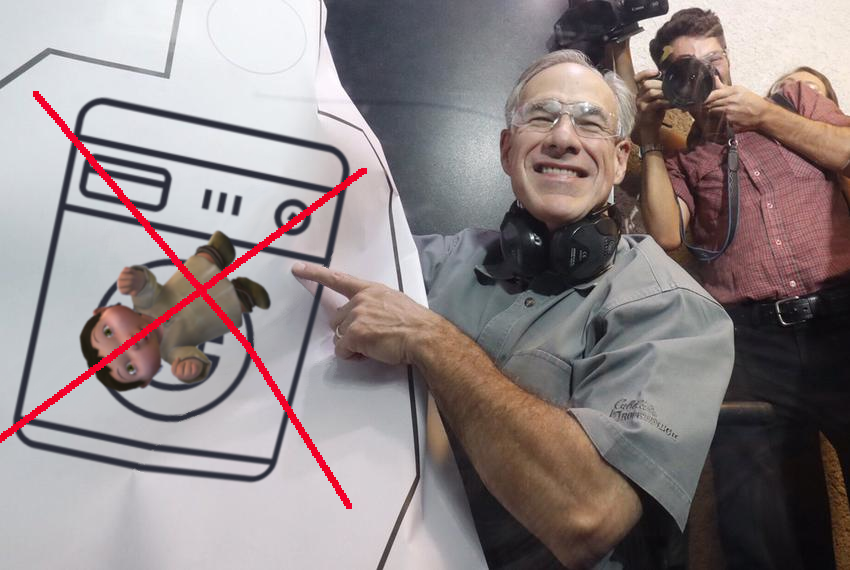
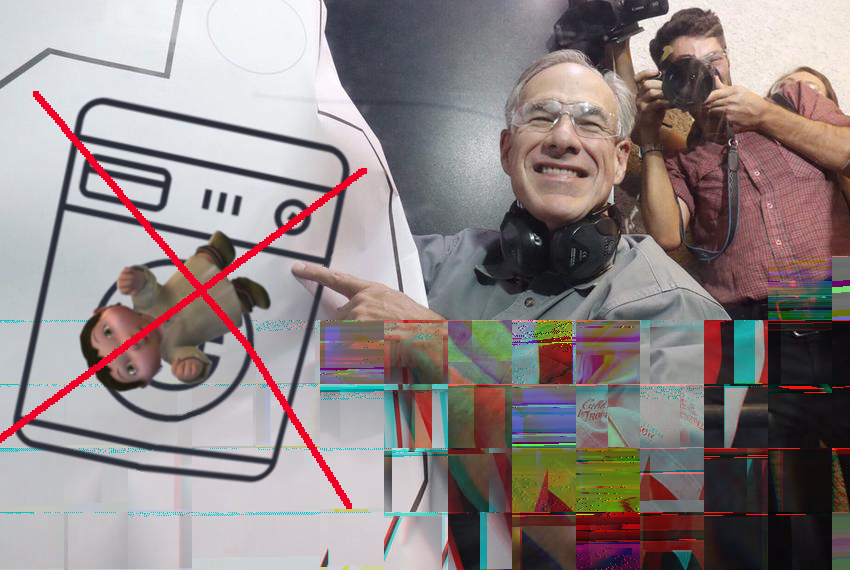
Comparing the layer stacks of the two 850×570 images. Changes:
painted on "abbott.jpg" over (0, 256, 850, 570)
